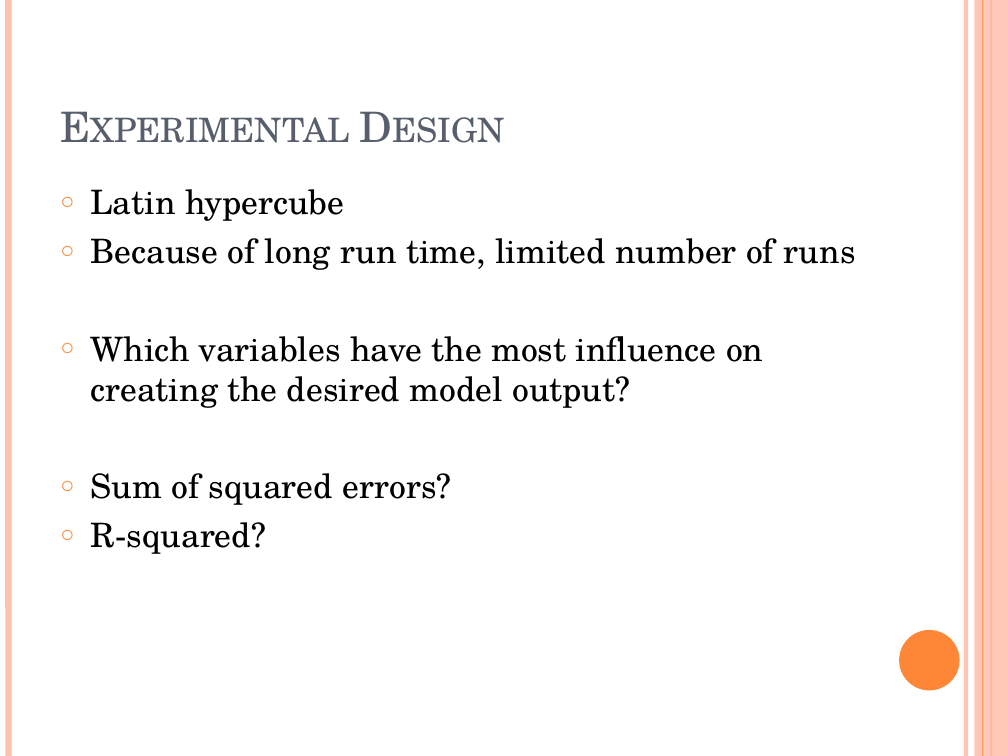
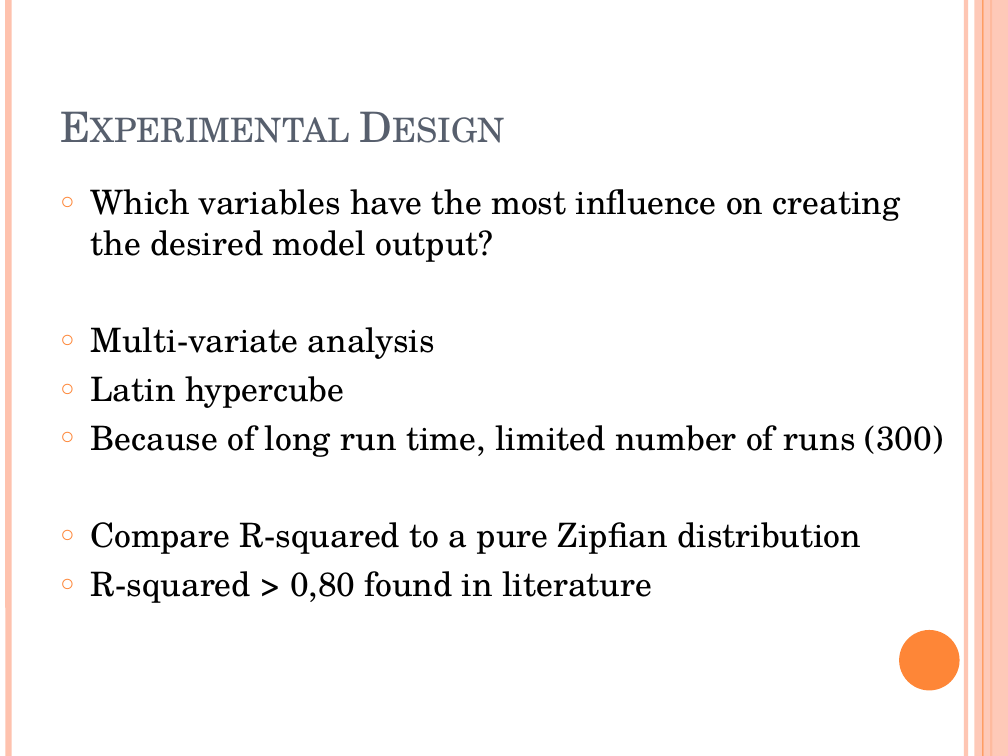
Before and after one commit to MBrouns/Zipfs-Law-and-city-development, a slide deck: slide 14 of docs/Presentation version 2.pptx. Drawn at 1008x756 pixels with LibreOffice and Linux fonts; fonts in the diff are those of the drawing. Boxes give left, top, right and bottom in pixels: in the first picture for what was removed or moved away, otherwise in the second. Text is boxed around its words. In the diff, an @@ line names an element or a change of style, - is before the commit and + after.

```diff
--- a/docs/Presentation version 2.pptx
+++ b/docs/Presentation version 2.pptx
@@ text at (x1=91, y1=189, x2=901, y2=359): paragraphs added @@
+○ Which variables have the most influence on creating the desired model output?
+○ Multi-variate analysis
@@ text at (x1=91, y1=425, x2=943, y2=603): text changed @@
-○ Because of long run time, limited number of runs
-○ Which variables have the most influence on creating the desired model output?
-○ Sum of squared errors?
-○ R-squared?
+○ Because of long run time, limited number of runs (300)
+○ Compare R-squared to a pure Zipfian distribution
+○ R-squared > 0,80 found in literature
```
Also in this commit, not shown: 13 other slides changed, 2 slides added, 1 slide removed, 1 other file.
